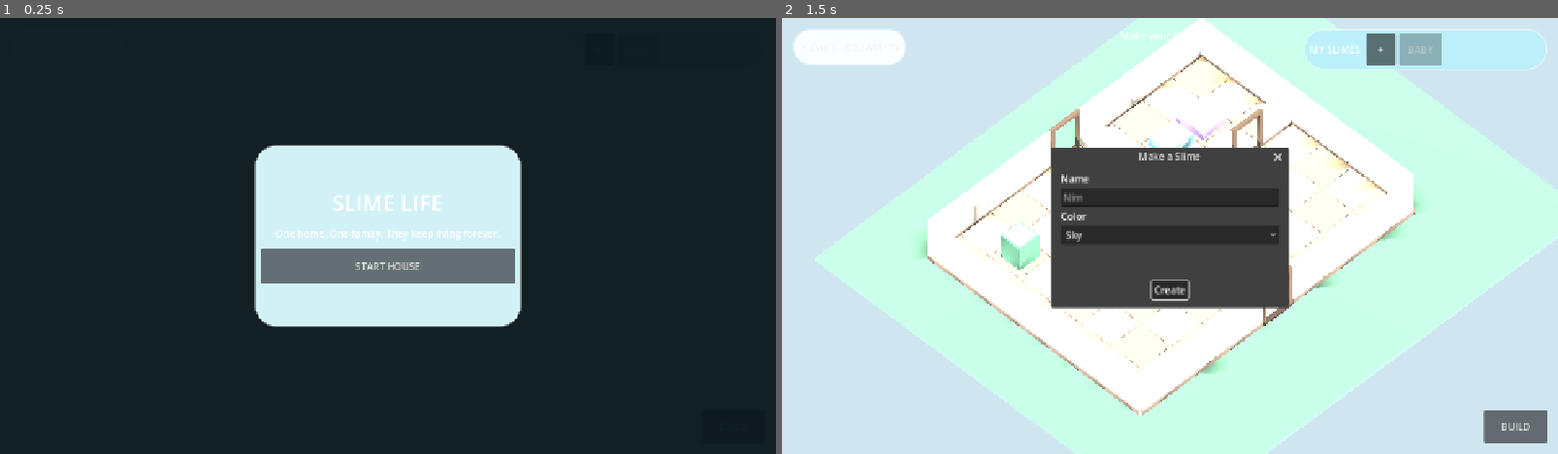
Above: before the commit, frames 1-2 (left to right).
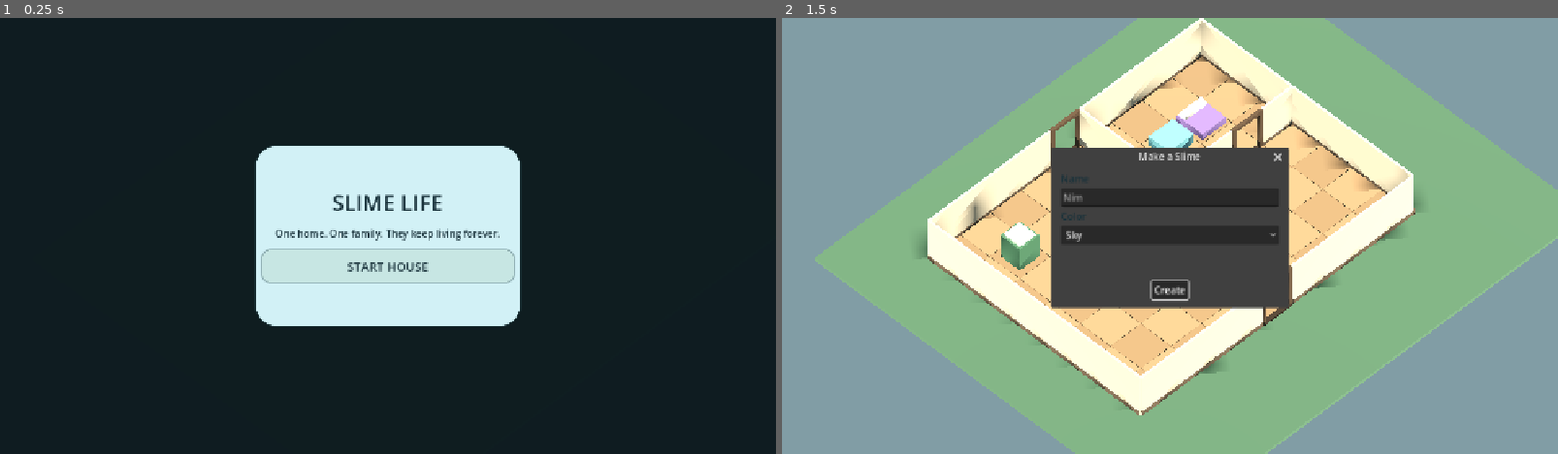
Above: after the commit, the same moments.

Repository: wisteria477/Slime-game
Game: Godot game, scene res://scenes/Main.tscn
Same seed, same stepped clock (60 frames per second), same inputs: the game is played once before the commit and once after it.
Inputs (mouse positions are in pixels of both pictures, inside the frame that each line leads up to):
- Up to frame 1 (0.25 s): no input
- Up to frame 2 (1.5 s): click "START HOUSE" at 0.5 s; click (851, 48) at 1.25 s, where only the run before the commit has a clickable "☀ Day 1 · 8:02 AM · 1x"

The runs differ from the first frame. In frame 1, 3.5% of the frame differs, in the area x 32-68%, y 29-71%; in frame 2, 85%, in the area x 0-100%, y 0-100%.
Error after the commit: Invalid call. Nonexistent function 'add_theme_font_color_override' in base 'Button'. (res://scripts/main.gd:314)

Commit message:
Fix phone contrast and responsive HUD

Diff:
--- a/scripts/main.gd
+++ b/scripts/main.gd
@@ -50,6 +50,7 @@
 var touch_moved: Dictionary = {}
 var pinch_distance := 0.0
 var pinch_centroid := Vector2.ZERO
+var last_viewport_size := Vector2.ZERO
 
 func _ready() -> void:
     Engine.max_fps = 60
@@ -73,9 +74,14 @@
     _build_creator_dialog()
     _build_baby_dialog()
     _apply_platform_profile()
+    _apply_responsive_layout()
     _show_start_screen()
 
 func _process(delta: float) -> void:
+    var viewport_size := get_viewport().get_visible_rect().size
+    if viewport_size != last_viewport_size:
+        last_viewport_size = viewport_size
+        _apply_responsive_layout()
     _desktop_camera(delta)
     if not build_mode and sim_speed > 0.0:
         var sim_delta := delta * sim_speed
@@ -227,25 +233,70 @@
     var world_env := WorldEnvironment.new()
     var env := Environment.new()
     env.background_mode = Environment.BG_COLOR
-    env.background_color = Color("cfe6f0")
+    env.background_color = Color("819da5")
     env.ambient_light_source = Environment.AMBIENT_SOURCE_COLOR
-    env.ambient_light_color = Color("eef7ff")
-    env.ambient_light_energy = 0.78
+    env.ambient_light_color = Color("b6c8ca")
+    env.ambient_light_energy = 0.34
     env.tonemap_mode = Environment.TONE_MAPPER_FILMIC
     world_env.environment = env
     add_child(world_env)
     sun = DirectionalLight3D.new()
     sun.rotation_degrees = Vector3(-52, -38, 0)
-    sun.light_energy = 1.15
+    sun.light_color = Color("fff0d6")
+    sun.light_energy = 0.72
     sun.shadow_enabled = true
     add_child(sun)
 
 func _apply_platform_profile() -> void:
-    var mobile := OS.get_name() == "Android" or OS.get_name() == "iOS"
+    var mobile := OS.get_name() == "Android" or OS.get_name() == "iOS" or OS.has_feature("web")
     if mobile:
-        RenderingServer.viewport_set_scaling_3d_scale(get_viewport().get_viewport_rid(), 0.82)
+        RenderingServer.viewport_set_scaling_3d_scale(get_viewport().get_viewport_rid(), 0.90)
         if sun:
             sun.shadow_enabled = false
+
+func _apply_responsive_layout() -> void:
+    if camera_rig == null or root_ui == null:
+        return
+    var size := get_viewport().get_visible_rect().size
+    if size.x <= 0.0 or size.y <= 0.0:
+        return
+    var phone_like := OS.get_name() == "Android" or OS.get_name() == "iOS" or OS.has_feature("web")
+    if not phone_like:
+        return
+    var portrait := size.y > size.x
+    camera_rig.set_phone_view(portrait)
+
+    if root_ui.theme == null:
+        root_ui.theme = Theme.new()
+    root_ui.theme.default_font_size = 24 if portrait else 20
+
+    day_button.custom_minimum_size = Vector2(250, 72) if portrait else Vector2(210, 62)
+    day_button.position = Vector2(22, 22)
+
+    family_panel.offset_left = -590 if portrait else -500
+    family_panel.offset_right = -22
+    family_panel.offset_top = 22
+    family_panel.offset_bottom = 98 if portrait else 88
+
+    needs_panel.offset_left = 70 if portrait else 150
+    needs_panel.offset_right = -70 if portrait else -150
+    needs_panel.offset_top = -138 if portrait else -106
+    needs_panel.offset_bottom = -26
+    needs_title.add_theme_font_size_override("font_size", 26 if portrait else 22)
+
+    build_button.custom_minimum_size = Vector2(138, 68)
+    build_button.offset_left = -160
+    build_button.offset_right = -22
+    build_button.offset_top = -94
+    build_button.offset_bottom = -26
+
+    build_tray.offset_left = 24
+    build_tray.offset_right = -24
+    build_tray.offset_top = -132 if portrait else -108
+    build_tray.offset_bottom = -24
+
+    status_label.offset_top = 116 if portrait else 24
+    status_label.add_theme_font_size_override("font_size", 24 if portrait else 20)
 
 func _build_ui() -> void:
     ui_layer = CanvasLayer.new()
@@ -258,8 +309,9 @@
     day_button = _button("Day 1 · 8:00 AM", _cycle_speed, Vector2(180, 60))
     day_button.set_anchors_preset(Control.PRESET_TOP_LEFT)
     day_button.position = Vector2(18, 18)
-    day_button.add_theme_stylebox_override("normal", _panel_style(Color(0.92, 0.97, 1.0, 0.94), 28))
-    day_button.add_theme_stylebox_override("hover", _panel_style(Color(0.98, 1.0, 1.0, 0.98), 28))
+    day_button.add_theme_stylebox_override("normal", _panel_style(Color(0.62, 0.80, 0.82, 0.96), 28))
+    day_button.add_theme_stylebox_override("hover", _panel_style(Color(0.72, 0.88, 0.88, 0.98), 28))
+    day_button.add_theme_font_color_override("font_color", Color("193239"))
     root_ui.add_child(day_button)
 
     family_panel = PanelContainer.new()
@@ -268,7 +320,7 @@
     family_panel.offset_right = -18
     family_panel.offset_top = 18
     family_panel.offset_bottom = 86
-    family_panel.add_theme_stylebox_override("panel", _panel_style(Color(0.73, 0.94, 0.98, 0.92), 32))
+    family_panel.add_theme_stylebox_override("panel", _panel_style(Color(0.40, 0.66, 0.68, 0.96), 32))
     family_panel.mouse_filter = Control.MOUSE_FILTER_STOP
     root_ui.add_child(family_panel)
     family_row = HBoxContainer.new()
@@ -289,14 +341,15 @@
     needs_panel.offset_right = -180
     needs_panel.offset_top = -96
     needs_panel.offset_bottom = -18
-    needs_panel.add_theme_stylebox_override("panel", _panel_style(Color(0.86, 0.97, 1.0, 0.93), 30))
+    needs_panel.add_theme_stylebox_override("panel", _panel_style(Color(0.55, 0.76, 0.77, 0.97), 30))
     needs_panel.mouse_filter = Control.MOUSE_FILTER_STOP
     root_ui.add_child(needs_panel)
     var needs_box := VBoxContainer.new()
     needs_panel.add_child(needs_box)
     needs_title = Label.new()
     needs_title.horizontal_alignment = HORIZONTAL_ALIGNMENT_CENTER
-    needs_title.add_theme_font_size_override("font_size", 18)
+    needs_title.add_theme_font_size_override("font_size", 22)
+    needs_title.add_theme_color_override("font_color", Color("183238"))
     needs_box.add_child(needs_title)
     needs_row = HBoxContainer.new()
     needs_row.alignment = BoxContainer.ALIGNMENT_CENTER
@@ -309,7 +362,7 @@
     build_tray.offset_right = -40
     build_tray.offset_top = -100
     build_tray.offset_bottom = -18
-    build_tray.add_theme_stylebox_override("panel", _panel_style(Color(0.84, 0.95, 0.93, 0.96), 26))
+    build_tray.add_theme_stylebox_override("panel", _panel_style(Color(0.43, 0.66, 0.61, 0.98), 26))
     build_tray.mouse_filter = Control.MOUSE_FILTER_STOP
     root_ui.add_child(build_tray)
     build_row = HBoxContainer.new()
@@ -328,6 +381,10 @@
     status_label.offset_right = 240
     status_label.offset_top = 18
     status_label.horizontal_alignment = HORIZONTAL_ALIGNMENT_CENTER
+    status_label.add_theme_color_override("font_color", Color("173039"))
+    status_label.add_theme_color_override("font_outline_color", Color(0.92, 0.98, 0.98, 0.75))
+    status_label.add_theme_constant_override("outline_size", 5)
+    status_label.add_theme_font_size_override("font_size", 20)
     status_label.mouse_filter = Control.MOUSE_FILTER_IGNORE
     root_ui.add_child(status_label)
     _refresh_family()
@@ -510,7 +567,7 @@
     day_button.text = "%s Day %d · %d:%02d %s%s" % [symbol, world_day, display_hour, minute, suffix, speed_text]
     if sun:
         var daylight := clampf(sin((world_minutes / (24.0 * 60.0)) * TAU - PI * 0.5) * 0.55 + 0.65, 0.18, 1.0)
-        sun.light_energy = 0.25 + daylight * 1.05
+        sun.light_energy = 0.30 + daylight * 0.58
 
 func _refresh_family() -> void:
     if family_row == null:
@@ -618,12 +675,20 @@
     button.text = text_value
     button.custom_minimum_size = size
     button.focus_mode = Control.FOCUS_ALL
+    button.add_theme_font_size_override("font_size", 20)
+    button.add_theme_color_override("font_color", Color("173039"))
+    button.add_theme_color_override("font_hover_color", Color("0f252d"))
+    button.add_theme_color_override("font_pressed_color", Color("10262c"))
+    button.add_theme_stylebox_override("normal", _panel_style(Color(0.78, 0.90, 0.89, 0.98), 16))
+    button.add_theme_stylebox_override("hover", _panel_style(Color(0.86, 0.95, 0.93, 1.0), 16))
+    button.add_theme_stylebox_override("pressed", _panel_style(Color(0.58, 0.78, 0.75, 1.0), 16))
     button.pressed.connect(callback)
     return button
 
 func _label(text_value: String) -> Label:
     var label := Label.new()
     label.text = text_value
+    label.add_theme_color_override("font_color", Color("173039"))
     return label
 
 func _panel_style(color: Color, radius: int) -> StyleBoxFlat:
@@ -637,7 +702,7 @@
     style.border_width_top = 2
     style.border_width_right = 2
     style.border_width_bottom = 2
-    style.border_color = Color(1, 1, 1, 0.45)
+    style.border_color = Color(0.14, 0.27, 0.29, 0.35)
     style.content_margin_left = 10
     style.content_margin_right = 10
     style.content_margin_top = 7
